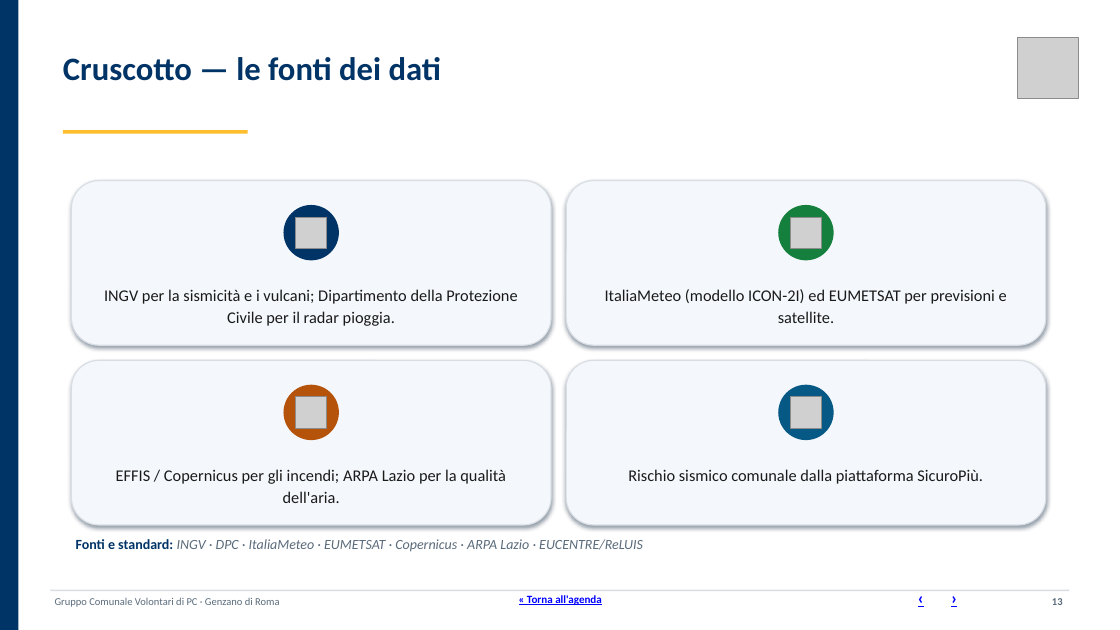
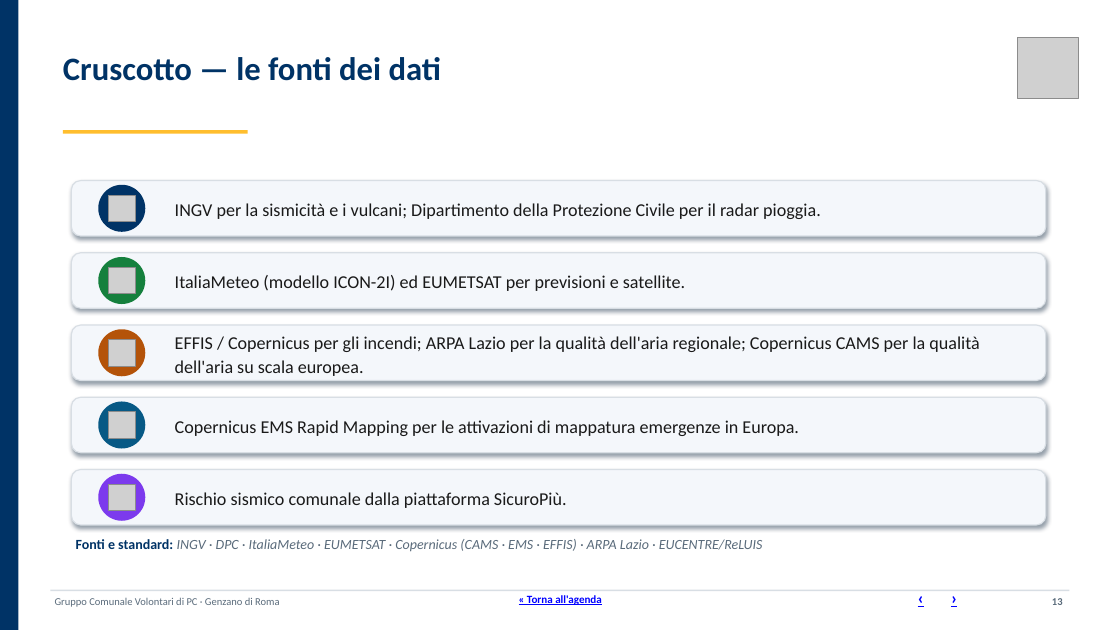
Before and after one commit to SviluppoItaliaDigitale/sito-pc-genzano, a slide deck: slide 13 of static/manuali/presentazione-struttura-sito.pptx. Drawn at 1120x630 pixels with LibreOffice and Linux fonts; fonts in the diff are those of the drawing; grey boxes stand for pictures. Boxes give left, top, right and bottom in pixels: in the first picture for what was removed or moved away, otherwise in the second. Text is boxed around its words. In the diff, an @@ line names an element or a change of style, - is before the commit and + after.

Commit message:
Manualistica: allineamento cruscotto 14 → 16 schede + rigenerazione deck
Completamento documentale delle 2 schede cruscotto aggiunte ieri (CAMS + EMS):

- manuale/parte-04 § 4.9-ter: "14 schede → 16 schede", aggiunte 2 righe alla
  tabella (Aria Europa CAMS + Emergenze EU EMS) con shortcode/fonte/tipo di dato;
  aggiornato anche il riferimento finale al workflow check-fonti-cruscotto.yml
  (16 fonti monitorate)
- scripts/genera-presentazione.py: slide "Cruscotto — le fonti dei dati"
  arricchita per nominare esplicitamente CAMS (aria scala europea) ed EMS
  (Rapid Mapping attivazioni emergenze EU); footer fonti aggiornato a
  "Copernicus (CAMS · EMS · EFFIS)"
- static/manuali/presentazione-struttura-sito.{pdf,pptx}: rigenerati (53 slide)
  come richiesto dalla regola CLAUDE.md § "Presentazione del sito": "ogni volta
  che una sezione/area del sito viene aggiunta, modificata o eliminata, o quando
  cambiano dati/contatti/fonti/standard mostrati nel deck (es. schede del
  cruscotto), rigenera il deck e ripubblicalo nello stesso commit"

Rule .claude/rules/10-automazioni-github-actions.md era già stata aggiornata ieri
nei commit delle 2 schede. CLAUDE.md non necessita modifiche (le 14/16 fonti
sono dettaglio operativo della rule 10).

```diff
--- a/static/manuali/presentazione-struttura-sito.pptx
+++ b/static/manuali/presentazione-struttura-sito.pptx
@@ rounded rectangle: place and size @@
-rounded rectangle at <box>71,181,551,345</box>
+rounded rectangle at <box>71,181,1046,236</box>
@@ ellipse: place and size @@
-ellipse at <box>284,205,339,260</box>
+ellipse at <box>98,185,145,232</box>
@@ picture: place and size @@
-picture at <box>296,218,327,249</box>
+picture at <box>108,195,134,221</box>
@@ text "INGV per la sismicità e ...": place and size @@
-text "INGV per la sismicità e ..." at <box>104,289,517,326</box>
+text "INGV per la sismicità e ..." at <box>175,203,821,219</box>
@@ rounded rectangle: place and size @@
-rounded rectangle at <box>566,181,1046,345</box>
+rounded rectangle at <box>71,253,1046,308</box>
@@ ellipse: place and size @@
-ellipse at <box>778,205,833,260</box>
+ellipse at <box>98,257,145,304</box>
@@ picture: place and size @@
-picture at <box>791,218,822,249</box>
+picture at <box>108,267,134,293</box>
@@ text "ItaliaMeteo (modello ICON-2I) ed EUMETSAT ...": place and size @@
-text "ItaliaMeteo (modello ICON-2I) ed EUMETSAT ..." at <box>605,289,1007,323</box>
+text "ItaliaMeteo (modello ICON-2I) ed EUMETSAT ..." at <box>175,275,685,291</box>
@@ rounded rectangle: place and size @@
-rounded rectangle at <box>71,360,551,525</box>
+rounded rectangle at <box>71,325,1046,381</box>
@@ ellipse: place and size @@
-ellipse at <box>284,385,339,440</box>
+ellipse at <box>98,329,145,376</box>
@@ text "EFFIS / Copernicus per gli ..." at <box>175,336,979,376</box>: vertical alignment top to middle @@
@@ picture: place and size @@
-picture at <box>296,397,327,429</box>
+picture at <box>108,339,134,365</box>
@@ text at <box>175,336,979,376</box>: text changed; size 14 to 15.5 pt @@
-EFFIS / Copernicus per gli incendi; ARPA Lazio per la qualità dell'aria.
+EFFIS / Copernicus per gli incendi; ARPA Lazio per la qualità dell'aria regionale; Copernicus CAMS per la qualità dell'aria su scala europea.
@@ rounded rectangle: place and size @@
-rounded rectangle at <box>566,360,1046,525</box>
+rounded rectangle at <box>71,397,1046,453</box>
@@ ellipse: place and size @@
-ellipse at <box>778,385,833,440</box>
+ellipse at <box>98,402,145,449</box>
@@ picture: place and size @@
-picture at <box>791,397,822,429</box>
+picture at <box>108,412,134,438</box>
@@ text added at <box>175,420,799,436</box>, 15.5 pt, text #1A1A1A @@
+Copernicus EMS Rapid Mapping per le attivazioni di mappatura emergenze in Europa.
@@ rounded rectangle added at <box>71,470,1046,525</box>, fill #F4F7FB, outline #D8DEE4 1 pt @@
@@ ellipse added at <box>98,474,145,521</box>, fill #7C3AED @@
@@ size 14 to 15.5 pt; alignment centre to left; line spacing 1.12 to 1.1; vertical alignment top to middle in 3 elements at <box>175,275,685,291</box>, <box>175,203,821,219</box>, <box>175,492,567,508</box> @@
@@ text "Rischio sismico comunale dalla piattaforma ...": place and size @@
-text "Rischio sismico comunale dalla piattaforma ..." at <box>628,469,983,484</box>
+text "Rischio sismico comunale dalla piattaforma ..." at <box>175,492,567,508</box>
@@ picture added at <box>108,484,134,510</box> @@
@@ text at <box>76,539,763,552</box>: text changed @@
-Fonti e standard: INGV · DPC · ItaliaMeteo · EUMETSAT · Copernicus · ARPA Lazio · EUCENTRE/ReLUIS
+Fonti e standard: INGV · DPC · ItaliaMeteo · EUMETSAT · Copernicus (CAMS · EMS · EFFIS) · ARPA Lazio · EUCENTRE/ReLUIS
```
Also in this commit, not shown: 3 other files.
